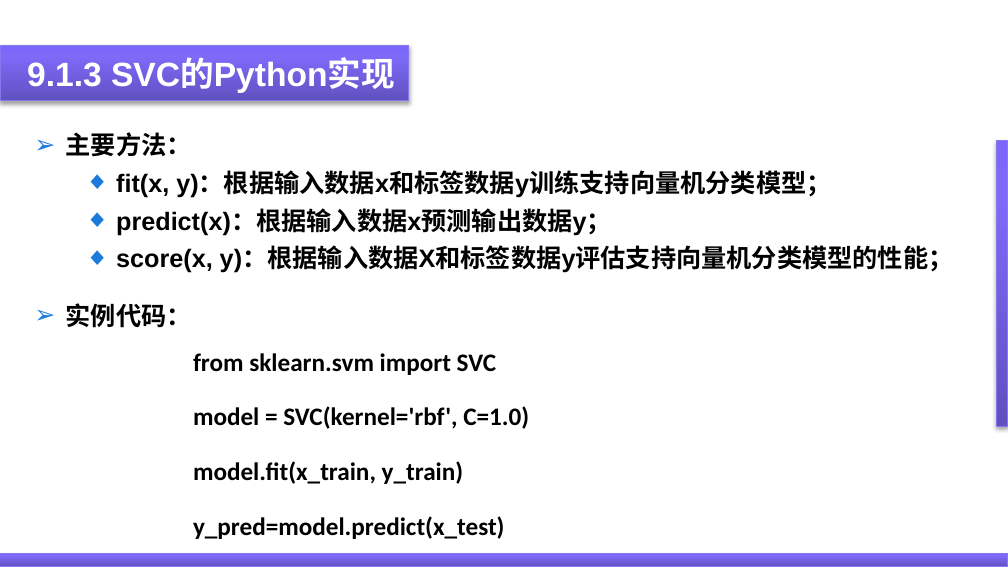
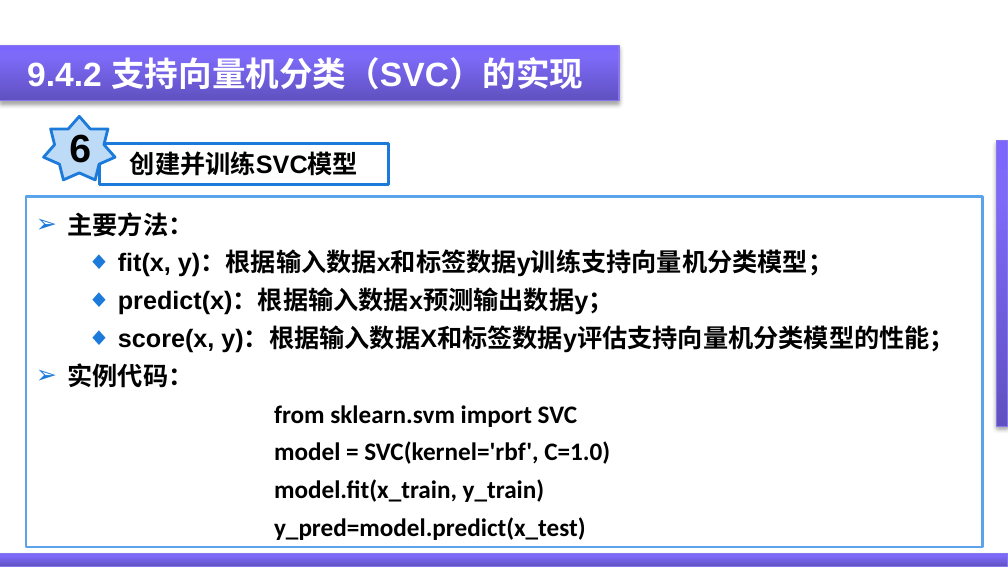
Before and after one commit to ygydq/zncgqjssg, a slide deck: slide 77 of PPT/第9章 支持向量机及其在智能传感器系统中的应用.pptx (slide 50 before the commit). Drawn at 1008x567 pixels with LibreOffice and Linux fonts; fonts in the diff are those of the drawing. Boxes give left, top, right and bottom in pixels: in the first picture for what was removed or moved away, otherwise in the second. Text is boxed around its words. In the diff, an @@ line names an element or a change of style, - is before the commit and + after.

```diff
--- a/PPT/第9章 支持向量机及其在智能传感器系统中的应用.pptx
+++ b/PPT/第9章 支持向量机及其在智能传感器系统中的应用.pptx
@@ rectangle: place and size @@
-rectangle at bbox=[0, 45, 409, 101]
+rectangle at bbox=[0, 45, 619, 101]
@@ text removed at bbox=[27, 59, 395, 93] @@
-9.1.3 SVC的Python实现
@@ text added at bbox=[27, 57, 583, 95], 24 pt, text #FFFFFF, bold @@
+9.4.2 支持向量机分类（SVC）的实现
@@ star added at bbox=[43, 116, 115, 179], fill #BDDAF7, outline #1B7ADA 2 pt, 28 pt, text #000000, bold @@
+6
@@ text removed at bbox=[66, 132, 954, 273] @@
-➢ 主要方法：
-  ◆ fit(x, y)：根据输入数据x和标签数据y训练支持向量机分类模型；
-  ◆ predict(x)：根据输入数据x预测输出数据y；
-  ◆ score(x, y)：根据输入数据X和标签数据y评估支持向量机分类模型的性能；
@@ rectangle added at bbox=[99, 143, 388, 183], fill #FFFFFF, outline #1B7ADA 2 pt, 18 pt, text #000000, bold @@
+创建并训练SVC模型
@@ rectangle "主要方法：": place and size @@
-rectangle "主要方法：" at bbox=[66, 303, 529, 539]
+rectangle "主要方法：" at bbox=[26, 197, 983, 547]
@@ rectangle "主要方法：" at bbox=[26, 197, 983, 547]: fill none to #FFFFFF; outline none to #5BA3EB 2 pt @@
@@ text in rectangle at bbox=[67, 212, 955, 353]: paragraphs added @@
+➢ 主要方法：
+  ◆ fit(x, y)：根据输入数据x和标签数据y训练支持向量机分类模型；
+  ◆ predict(x)：根据输入数据x预测输出数据y；
+  ◆ score(x, y)：根据输入数据X和标签数据y评估支持向量机分类模型的性能；
@@ text in rectangle at bbox=[274, 405, 610, 540]: indent changed; less space between paragraphs @@
```
Also in this commit, not shown: 6 other slides changed, 27 slides added, 14 slides removed, 1 other file.
